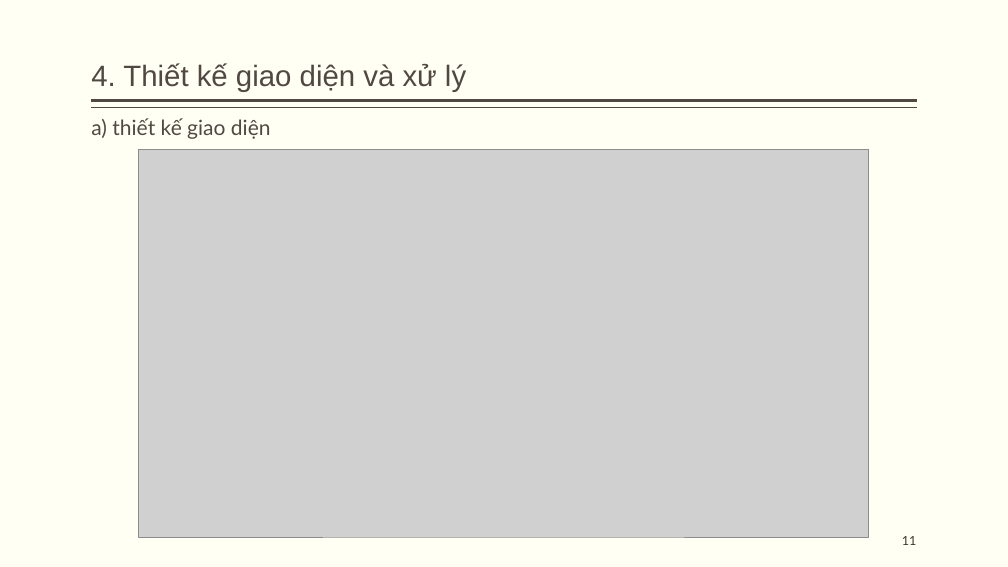
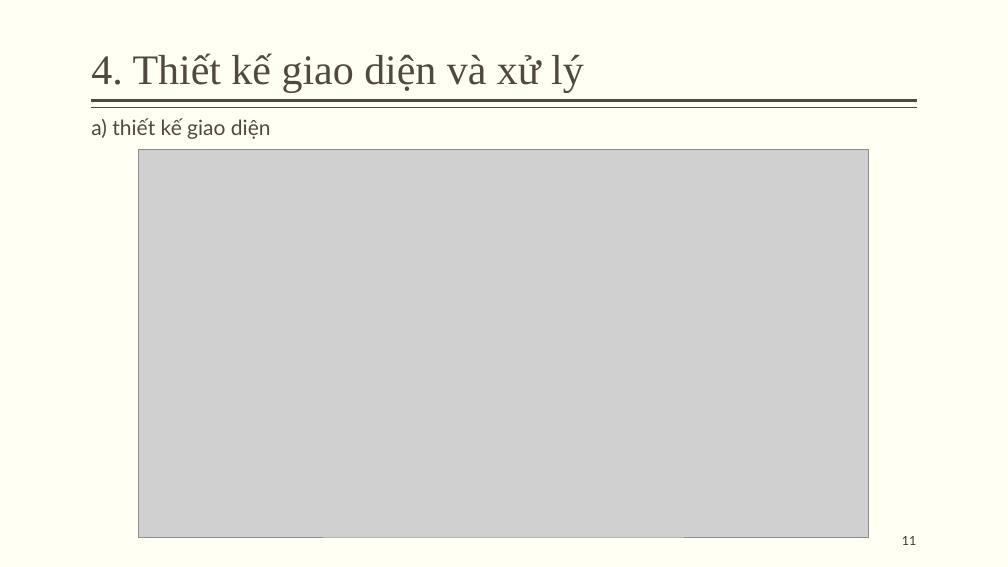
Before and after one commit to vanlam0145/website-learn-jp, a slide deck: slide 11 of Website-jp-pp.pptx. Drawn at 1008x567 pixels with LibreOffice and Linux fonts; fonts in the diff are those of the drawing; grey boxes stand for pictures. Boxes give left, top, right and bottom in pixels: in the first picture for what was removed or moved away, otherwise in the second. Text is boxed around its words. In the diff, an @@ line names an element or a change of style, - is before the commit and + after.

```diff
--- a/Website-jp-pp.pptx
+++ b/Website-jp-pp.pptx
@@ title "4. Thiết kế giao diện ..." at box(91, 53, 584, 92): size 28 to 40 pt, font Arial to Times New Roman @@
```
Also in this commit, not shown: 2 other slides changed.
